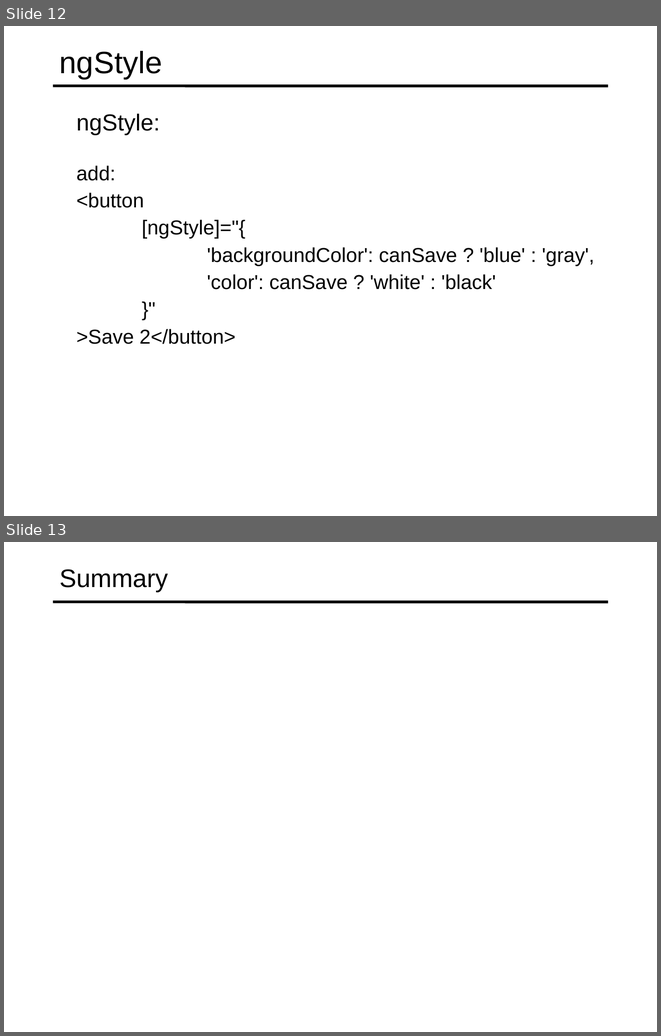
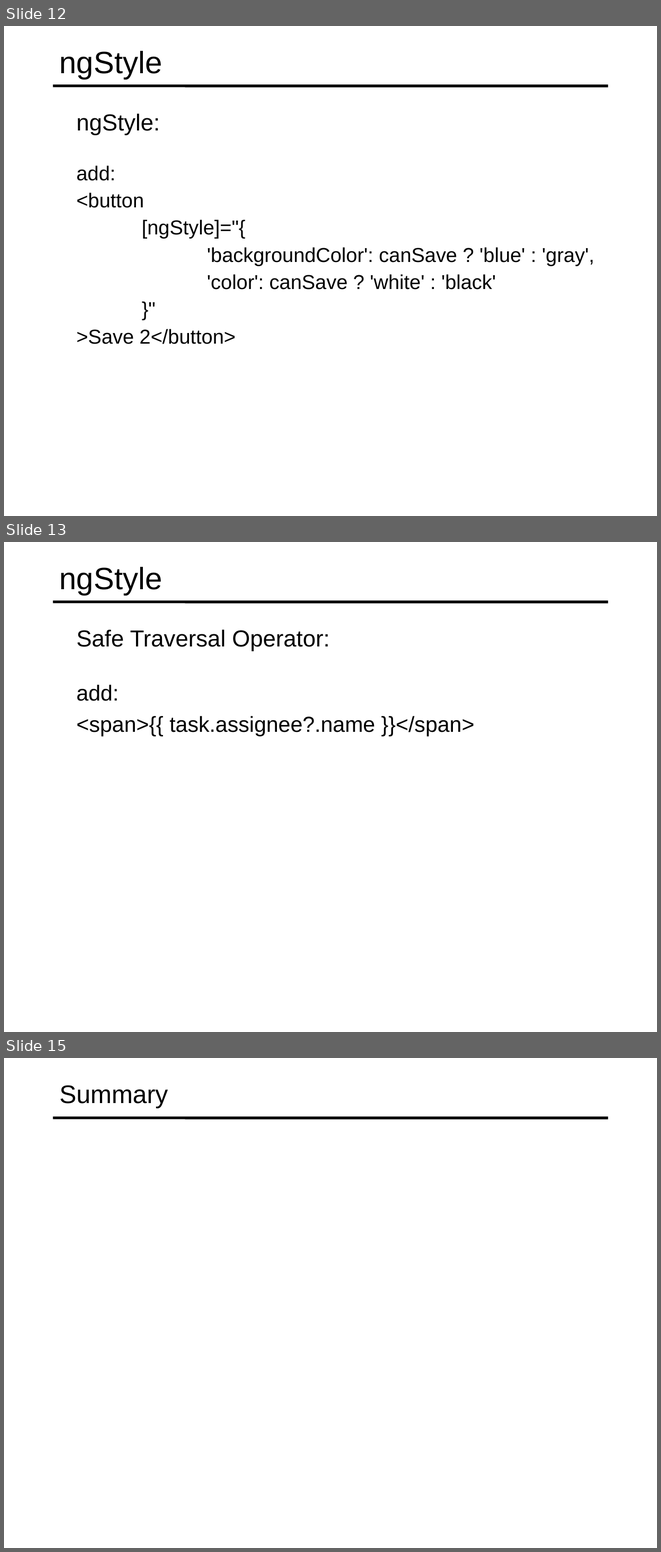
Before and after one commit to specter01wj/Jago_Link_Training, a slide deck: Angular/Angular7/Angular Advanced Course/Essentials/4.Directives/L4_Directives.ppt. Shown one above the other, each under a label of ours: slides 12 and 13 before the commit, slides 12, 13 and 15 after it; the slides between them are not shown. The pictures are 661x1036 and 661x1552 pixels, drawn with LibreOffice and Linux fonts; fonts in the diff are those of the drawing. Boxes give left, top, right and bottom in pixels: in the first picture for what was removed or moved away, otherwise in the second. Text is boxed around its words. In the diff, an @@ line names an element or a change of style, - is before the commit and + after.

```diff
--- a/Angular/Angular7/Angular Advanced Course/Essentials/4.Directives/L4_Directives.ppt
+++ b/Angular/Angular7/Angular Advanced Course/Essentials/4.Directives/L4_Directives.ppt
@@ slide 13 added at box(4, 542, 657, 1032), background #FFFFFF; not listed: 1 template element that a slide beside it also shows @@
@@ title added at box(60, 567, 162, 595), 34 pt, text #000000 @@
+ngStyle
@@ text added at box(77, 629, 329, 651), 25.5 pt, text #000000 @@
+  Safe Traversal Operator:
@@ text added at box(77, 685, 475, 737), 24 pt, text #000000 @@
+  add:
+  <span>{{ task.assignee?.name }}</span>
@@ what was slide 13 is now slide 15 @@
```
Also in this commit, not shown: 1 other slide added.
